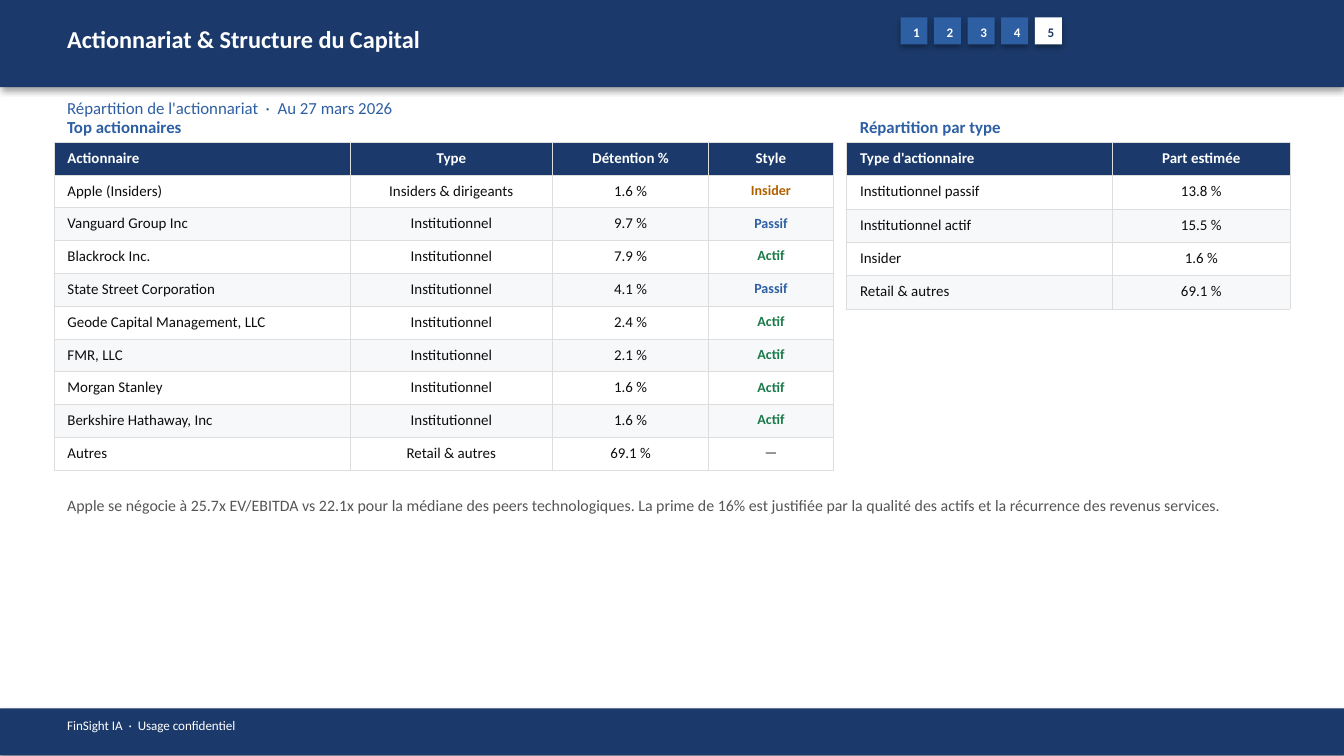
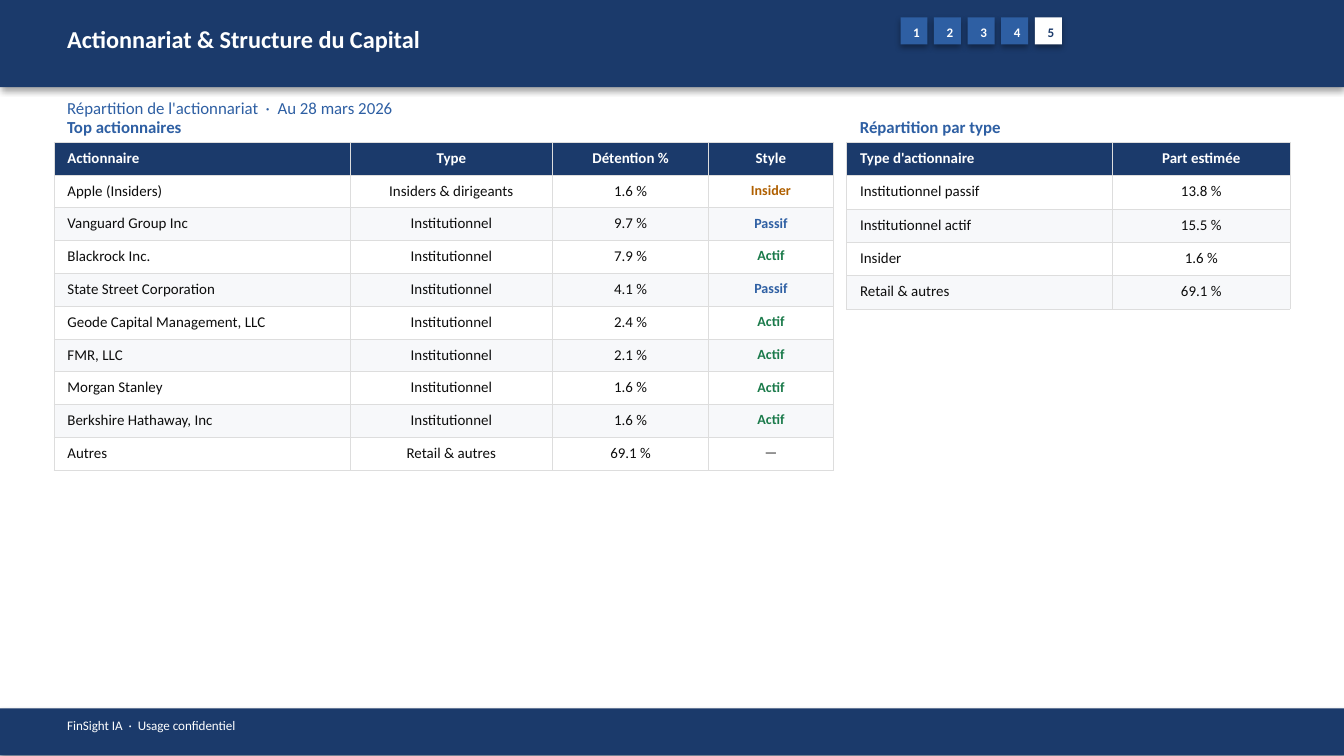
Before and after one commit to baptistejeh07-art/finsight-ia, a slide deck: slide 19 of preview/AAPL/AAPL_pitchbook.pptx. Drawn at 1344x756 pixels with LibreOffice and Linux fonts; fonts in the diff are those of the drawing. Boxes give left, top, right and bottom in pixels: in the first picture for what was removed or moved away, otherwise in the second. Text is boxed around its words. In the diff, an @@ line names an element or a change of style, - is before the commit and + after.

```diff
--- a/preview/AAPL/AAPL_pitchbook.pptx
+++ b/preview/AAPL/AAPL_pitchbook.pptx
@@ text at [67,102,392,117]: text changed @@
-Répartition de l'actionnariat · Au 27 mars 2026
+Répartition de l'actionnariat · Au 28 mars 2026
@@ text removed at [67,500,1219,514] @@
-Apple se négocie à 25.7x EV/EBITDA vs 22.1x pour la médiane des peers technologiques. La prime de 16% est justifiée par la qualité des actifs et la récurrence des revenus services.
```
Also in this commit, not shown: 14 other slides changed, 3 other files.
